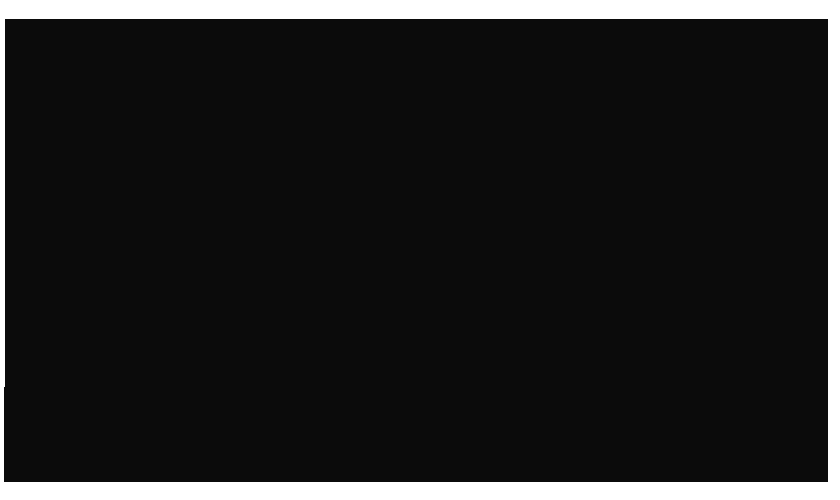
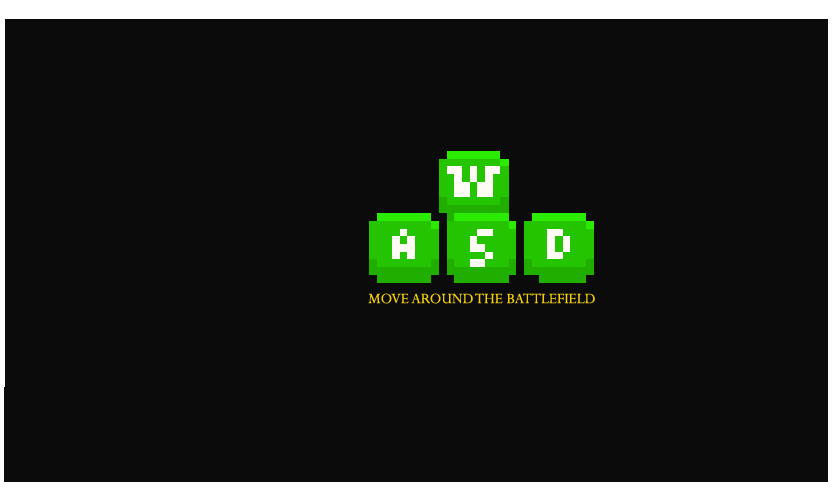
Layer changes from the first (840, 500) image to the second:
moved "Victory Slider" above "Summon Units", painted on it over box(368, 151, 595, 304)
removed layer "Skills" from group "Battlefield Tutorial" over box(368, 151, 595, 304)
added layer "Summon Units" in group "Battlefield Tutorial" over box(368, 151, 595, 304)
added layer "Skills and Leader" in group "Battlefield Tutorial" over box(368, 151, 595, 304)
removed layer "Spawn Units" from group "Battlefield Tutorial" over box(368, 151, 595, 304)
